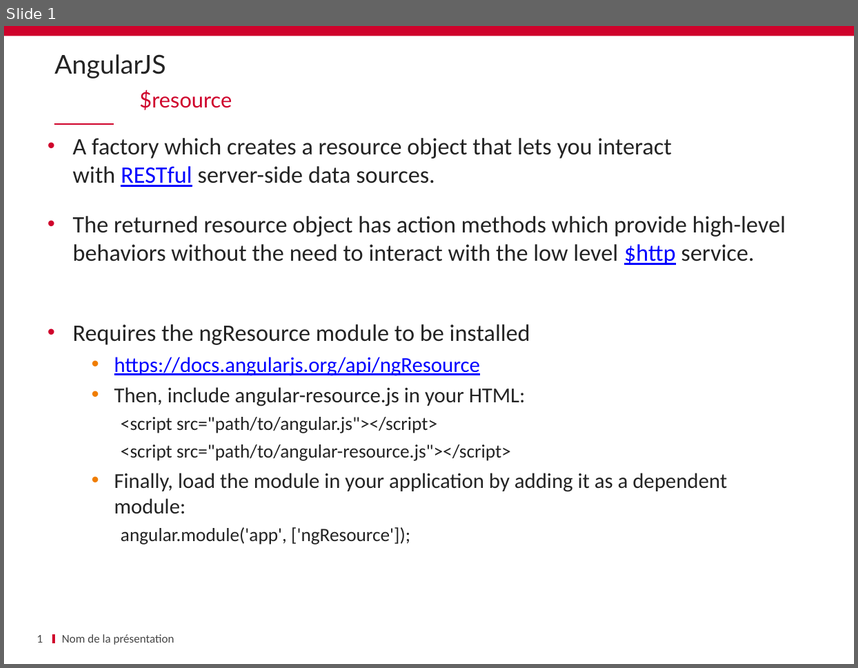
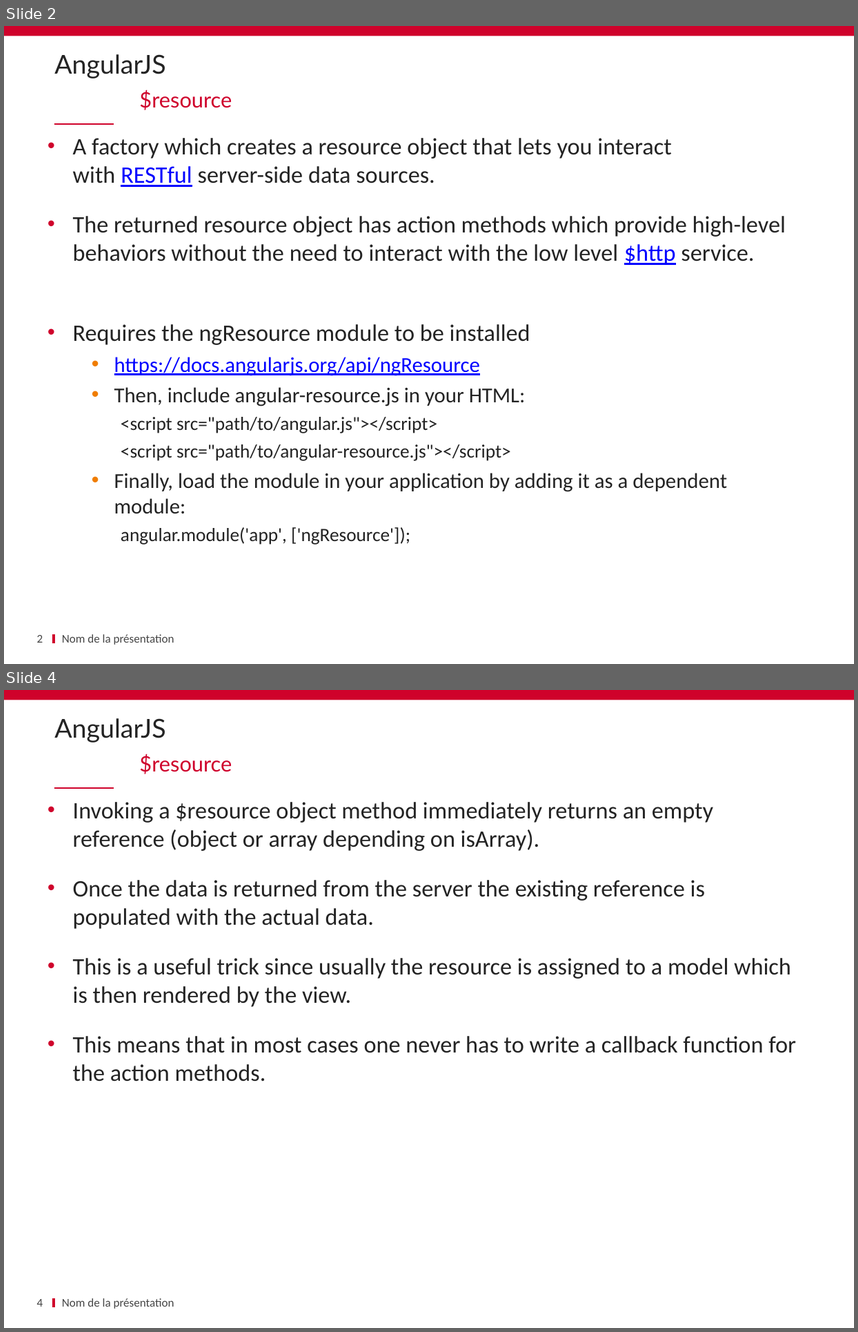
Before and after one commit to schassande/formation-angularjs1, a slide deck: Jour2/10 $resource/10_$ressource.pptx. Shown one above the other, each under a label of ours: slide 1 before the commit, slides 2 and 4 after it; the slides between them are not shown. The pictures are 858x668 and 858x1332 pixels, drawn with LibreOffice and Linux fonts; fonts in the diff are those of the drawing; background and template pictures are left out. Boxes give left, top, right and bottom in pixels: in the first picture for what was removed or moved away, otherwise in the second. Text is boxed around its words. In the diff, an @@ line names an element or a change of style, - is before the commit and + after.

```diff
--- a/Jour2/10 $resource/10_$ressource.pptx
+++ b/Jour2/10 $resource/10_$ressource.pptx
@@ slide 4 added at (4,690,854,1328), background #FFFFFF; not listed: 3 template elements that a slide beside it also shows @@
@@ title added at (54,718,165,742), 22 pt, text #232323 @@
+AngularJS
@@ text added at (139,753,232,774), 18 pt, text #CF022B @@
+$resource
@@ text added at (73,802,796,1081), 20 pt, text #232323 @@
+• Invoking a $resource object method immediately returns an empty reference (object or array depending on isArray).
+• Once the data is returned from the server the existing reference is populated with the actual data.
+• This is a useful trick since usually the resource is assigned to a model which is then rendered by the view.
+• This means that in most cases one never has to write a callback function for the action methods.
@@ page number added at (37,1299,43,1306), 10 pt, text #464646 @@
+4
@@ text added at (62,1298,174,1308), 10 pt, text #464646 @@
+Nom de la présentation
@@ what was slide 1 is now slide 2 @@
@@ page number at (37,635,43,642): text changed @@
-1
+2
```
Also in this commit, not shown: 1 slide changed, 6 other slides added, 6 other files.
